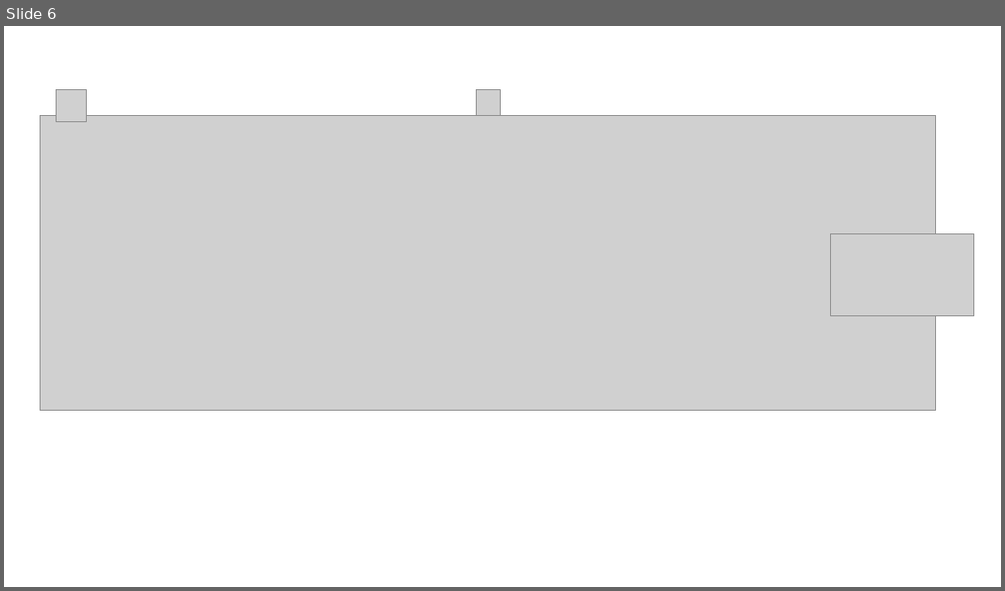
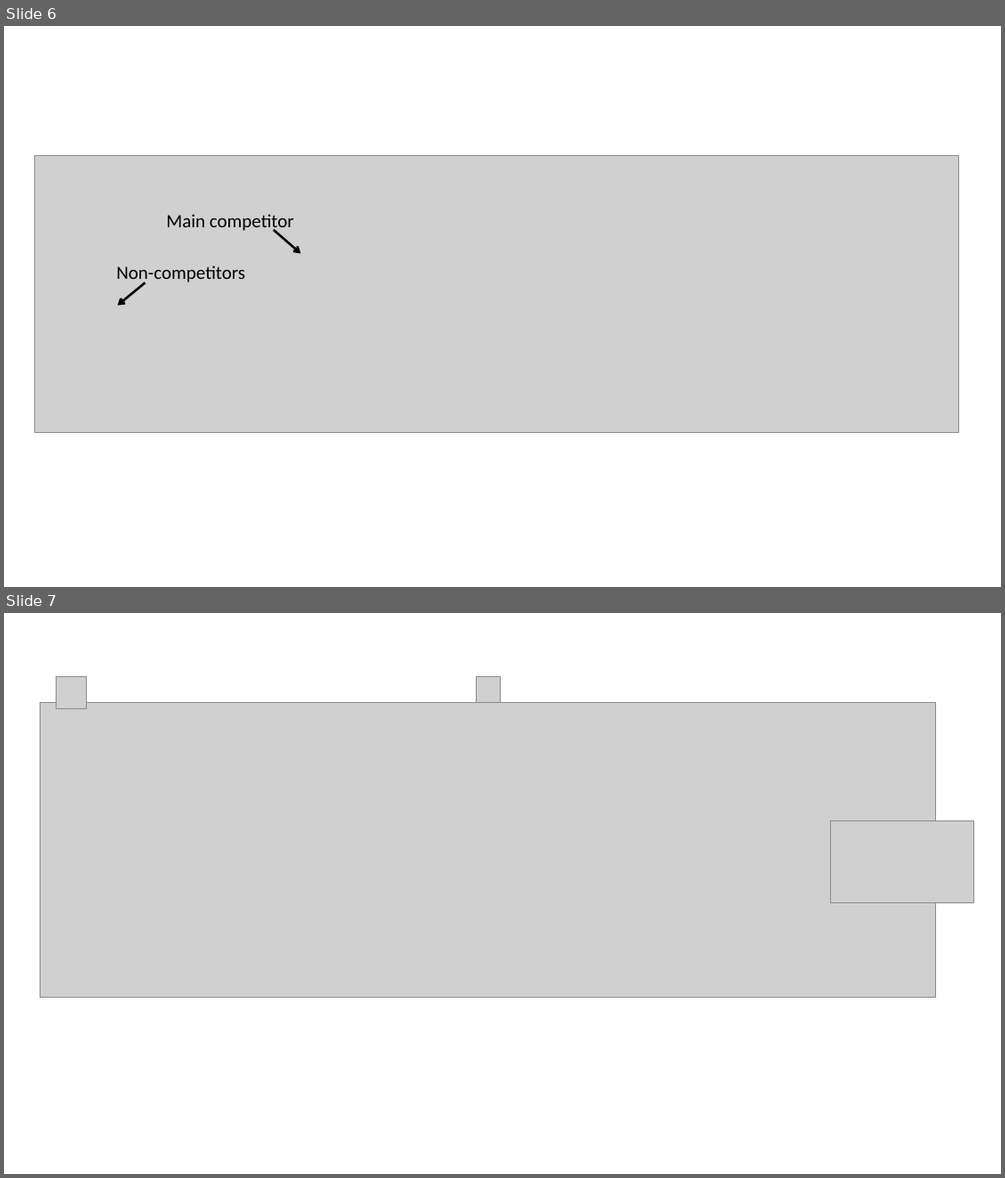
Before and after one commit to hurlbertlab/Biotic-Interactions, a slide deck: Figures/hand edits for figs.pptm. Shown one above the other, each under a label of ours: slide 6 before the commit, slides 6 and 7 after it. The pictures are 1005x591 and 1005x1178 pixels, drawn with LibreOffice and Linux fonts; fonts in the diff are those of the drawing; grey boxes stand for pictures. Boxes give left, top, right and bottom in pixels: in the first picture for what was removed or moved away, otherwise in the second. Text is boxed around its words. In the diff, an @@ line names an element or a change of style, - is before the commit and + after.

```diff
--- a/Figures/hand edits for figs.pptm
+++ b/Figures/hand edits for figs.pptm
@@ slide 6 added at <box>4,26,1001,587</box>, background #FFFFFF @@
@@ group added at <box>34,156,959,432</box>: 2 arrows, 2 texts, 1 picture @@
+Non-competitors
+Main competitor
@@ what was slide 6 is now slide 7 @@
```
Also in this commit, not shown: 3 other files.
